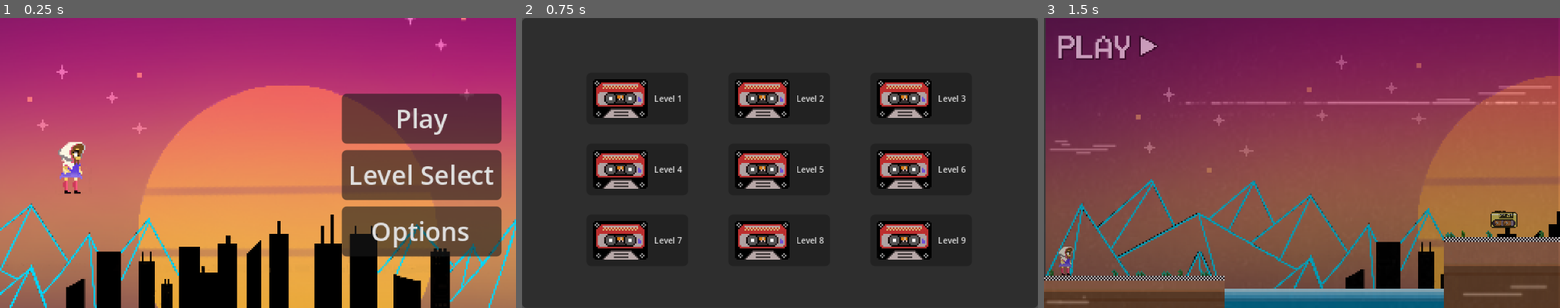
Above: before the commit, frames 1-3 (left to right).
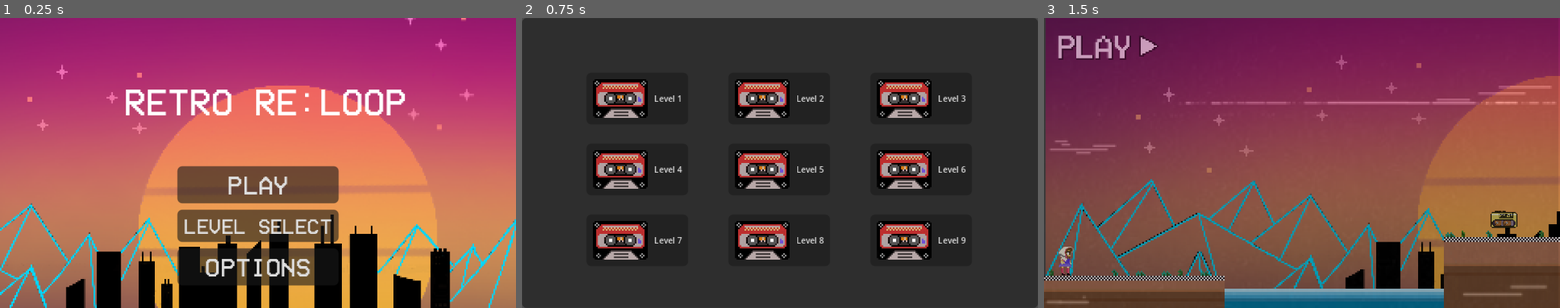
Above: after the commit, the same moments.

Repository: gunarp/gmtk-game-jam
Game: Godot game, scene res://Scenes/main.tscn
Same seed, same stepped clock (60 frames per second), same inputs: the game is played once before the commit and once after it.
Inputs:
- Up to frame 1 (0.25 s): no input
- Up to frame 2 (0.75 s): click "Level Select" (after the commit: "LEVEL SELECT") at 0.5 s
- Up to frame 3 (1.5 s): click "Level 1" at 1.25 s

The runs differ from the first frame. In frame 1, 27% of the frame differs, in the area x 11-98%, y 24-93%; in frame 2, nothing differs; in frame 3, nothing differs.

Commit message:
main menu screen

Diff:
--- a/Scenes/Levels/level1.tscn
+++ b/Scenes/Levels/level1.tscn
@@ -17,21 +17,3 @@
 
 [node name="DeathLayer" parent="." index="6"]
 tile_map_data = PackedByteArray("AAAWABUAAQAAAAAAAQAXABUAAQAAAAAAAQAYABUAAQAAAAAAAQAZABUAAQAAAAAAAQAaABUAAQAAAAAAAQAbAB …(192 unchanged characters)…
-
-[connection signal="body_entered" from="DeathLayer/DeathZone" to="DeathLayer/DeathZone" method="_on_body_entered"]
-[connection signal="body_entered" from="DeathLayer/@Area2D@140037" to="DeathLayer/@Area2D@140037" method="_on_body_entered"]
-[connection signal="body_entered" from="DeathLayer/@Area2D@140038" to="DeathLayer/@Area2D@140038" method="_on_body_entered"]
-[connection signal="body_entered" from="DeathLayer/@Area2D@140039" to="DeathLayer/@Area2D@140039" method="_on_body_entered"]
-[connection signal="body_entered" from="DeathLayer/@Area2D@140040" to="DeathLayer/@Area2D@140040" method="_on_body_entered"]
-[connection signal="body_entered" from="DeathLayer/@Area2D@140041" to="DeathLayer/@Area2D@140041" method="_on_body_entered"]
-[connection signal="body_entered" from="DeathLayer/@Area2D@140042" to="DeathLayer/@Area2D@140042" method="_on_body_entered"]
-[connection signal="body_entered" from="DeathLayer/@Area2D@140043" to="DeathLayer/@Area2D@140043" method="_on_body_entered"]
-[connection signal="body_entered" from="DeathLayer/@Area2D@140044" to="DeathLayer/@Area2D@140044" method="_on_body_entered"]
-[connection signal="body_entered" from="DeathLayer/@Area2D@140045" to="DeathLayer/@Area2D@140045" method="_on_body_entered"]
-[connection signal="body_entered" from="DeathLayer/@Area2D@140046" to="DeathLayer/@Area2D@140046" method="_on_body_entered"]
-[connection signal="body_entered" from="DeathLayer/@Area2D@140047" to="DeathLayer/@Area2D@140047" method="_on_body_entered"]
-[connection signal="body_entered" from="DeathLayer/@Area2D@140048" to="DeathLayer/@Area2D@140048" method="_on_body_entered"]
-[connection signal="body_entered" from="DeathLayer/@Area2D@140049" to="DeathLayer/@Area2D@140049" method="_on_body_entered"]
-[connection signal="body_entered" from="DeathLayer/@Area2D@140050" to="DeathLayer/@Area2D@140050" method="_on_body_entered"]
-[connection signal="body_entered" from="DeathLayer/@Area2D@140051" to="DeathLayer/@Area2D@140051" method="_on_body_entered"]
-[connection signal="body_entered" from="DeathLayer/@Area2D@140052" to="DeathLayer/@Area2D@140052" method="_on_body_entered"]
--- a/Scenes/Levels/level7.tscn
+++ b/Scenes/Levels/level7.tscn
@@ -1,8 +1,7 @@
-[gd_scene load_steps=4 format=4 uid="uid://dpauatcsghxej"]
+[gd_scene load_steps=3 format=4 uid="uid://dpauatcsghxej"]
 
 [ext_resource type="PackedScene" uid="uid://vsxauni78yw6" path="res://Scenes/Virtual/BaseLevel.tscn" id="1_r50k8"]
 [ext_resource type="AudioStream" uid="uid://ci3vbots1yxat" path="res://Assets/Audio/Music/citypop_2_113.ogg" id="2_ox14v"]
-[ext_resource type="AudioStream" uid="uid://bcpgiuadc36h3" path="res://Assets/Audio/SFX/dash_1.mp3" id="3_qmk3e"]
 
 [node name="Level" instance=ExtResource("1_r50k8")]
 level_music = ExtResource("2_ox14v")
@@ -22,7 +21,6 @@
 
 [node name="Player" parent="." index="5"]
 position = Vector2(34, 16)
-dash_sfx_stream = ExtResource("3_qmk3e")
 
 [node name="DeathLayer" parent="." index="6"]
 tile_map_data = PackedByteArray("AAAAABUAAQAAAAAAAQABABUAAQAAAAAAAQACABUAAQAAAAAAAQADABUAAQAAAAAAAQAEABUAAQAAAAAAAQAFAB …(560 unchanged characters)…
--- a/Scenes/Levels/level8.tscn
+++ b/Scenes/Levels/level8.tscn
@@ -1,8 +1,7 @@
-[gd_scene load_steps=4 format=4 uid="uid://2bgxjts46on1"]
+[gd_scene load_steps=3 format=4 uid="uid://2bgxjts46on1"]
 
 [ext_resource type="PackedScene" uid="uid://vsxauni78yw6" path="res://Scenes/Virtual/BaseLevel.tscn" id="1_ty5mg"]
 [ext_resource type="AudioStream" uid="uid://ci3vbots1yxat" path="res://Assets/Audio/Music/citypop_2_113.ogg" id="2_4ltmm"]
-[ext_resource type="AudioStream" uid="uid://bcpgiuadc36h3" path="res://Assets/Audio/SFX/dash_1.mp3" id="3_171d0"]
 
 [node name="Level" instance=ExtResource("1_ty5mg")]
 level_music = ExtResource("2_4ltmm")
@@ -22,7 +21,6 @@
 
 [node name="Player" parent="." index="5"]
 position = Vector2(13, 126)
-dash_sfx_stream = ExtResource("3_171d0")
 
 [node name="DeathLayer" parent="." index="6"]
 tile_map_data = PackedByteArray("AAAAABQAAQAAAAAAAQABABQAAQAAAAAAAQACABQAAQAAAAAAAQADABQAAQAAAAAAAQAEABQAAQAAAAAAAQAFAB …(1840 unchanged characters)…
--- a/Scenes/UI/Menus/main_menu.tscn
+++ b/Scenes/UI/Menus/main_menu.tscn
@@ -1,8 +1,9 @@
-[gd_scene load_steps=4 format=3 uid="uid://02phwtp7a3n4"]
+[gd_scene load_steps=5 format=3 uid="uid://02phwtp7a3n4"]
 
 [ext_resource type="Texture2D" uid="uid://cf8k66156ylwv" path="res://Assets/Player/idle_right_1.png" id="1_7b40v"]
 [ext_resource type="Script" uid="uid://1yvqhquxsjs6" path="res://Scenes/UI/Menus/main_menu.gd" id="1_kd03o"]
 [ext_resource type="Texture2D" uid="uid://cwprrvtc1gayp" path="res://Assets/platformer_background.png" id="3_cxfnb"]
+[ext_resource type="FontFile" uid="uid://dnrb5w6eq6dkl" path="res://Assets/UI/VCR_OSD_MONO_1.001.ttf" id="4_kws04"]
 
 [node name="MainMenu" type="Control"]
 layout_mode = 3
@@ -30,6 +31,7 @@
 texture = ExtResource("3_cxfnb")
 
 [node name="TextureRect" type="TextureRect" parent="Panel"]
+visible = false
 layout_mode = 1
 anchors_preset = 15
 anchor_right = 1.0
@@ -45,28 +47,44 @@
 
 [node name="VBoxContainer" type="VBoxContainer" parent="Panel"]
 layout_mode = 1
-anchors_preset = 15
-anchor_right = 1.0
+anchors_preset = 7
+anchor_left = 0.5
+anchor_top = 1.0
+anchor_right = 0.5
 anchor_bottom = 1.0
-offset_left = 212.0
-offset_top = 64.0
-offset_right = -9.0
-offset_bottom = -50.0
+offset_left = -49.5
+offset_top = -101.0
+offset_right = 49.5
 grow_horizontal = 2
-grow_vertical = 2
+grow_vertical = 0
 alignment = 1
 
 [node name="Play" type="Button" parent="Panel/VBoxContainer"]
 layout_mode = 2
-text = "Play"
+theme_override_fonts/font = ExtResource("4_kws04")
+text = "PLAY"
 
 [node name="LevelSelect" type="Button" parent="Panel/VBoxContainer"]
 layout_mode = 2
-text = "Level Select"
+theme_override_fonts/font = ExtResource("4_kws04")
+theme_override_font_sizes/font_size = 13
+text = "LEVEL SELECT"
 
 [node name="Options" type="Button" parent="Panel/VBoxContainer"]
 layout_mode = 2
-text = "Options"
+theme_override_fonts/font = ExtResource("4_kws04")
+text = "OPTIONS"
+
+[node name="RichTextLabel" type="RichTextLabel" parent="."]
+layout_mode = 0
+offset_left = 51.0
+offset_top = 41.0
+offset_right = 279.0
+offset_bottom = 65.0
+theme_override_fonts/normal_font = ExtResource("4_kws04")
+theme_override_font_sizes/normal_font_size = 23
+text = "RETRO RE:LOOP"
+horizontal_alignment = 1
 
 [connection signal="pressed" from="Panel/VBoxContainer/Play" to="." method="_on_play_pressed"]
 [connection signal="pressed" from="Panel/VBoxContainer/LevelSelect" to="." method="_on_level_select_pressed"]
Binary file added: Assets/UI/VCR_OSD_MONO_1.001.ttf
Not shown, added: Assets/UI/VCR_OSD_MONO_1.001.ttf.import
